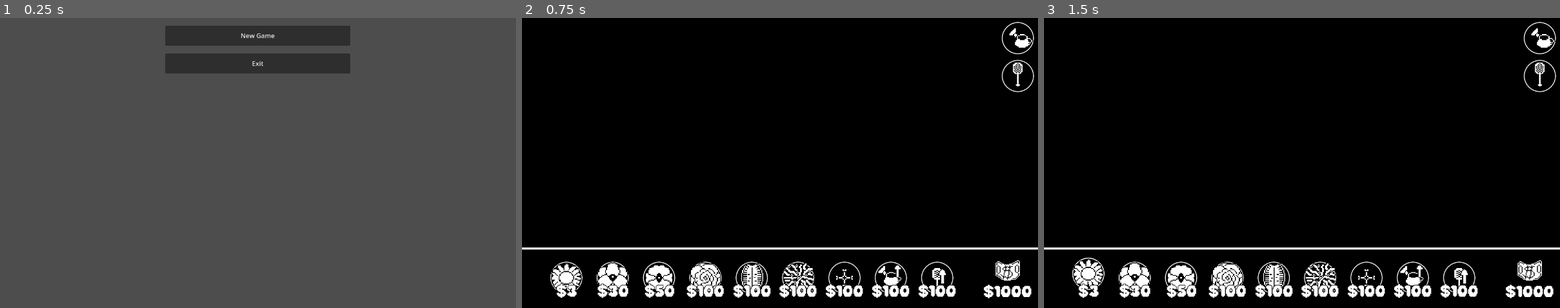
Above: before the commit, frames 1-3 (left to right).
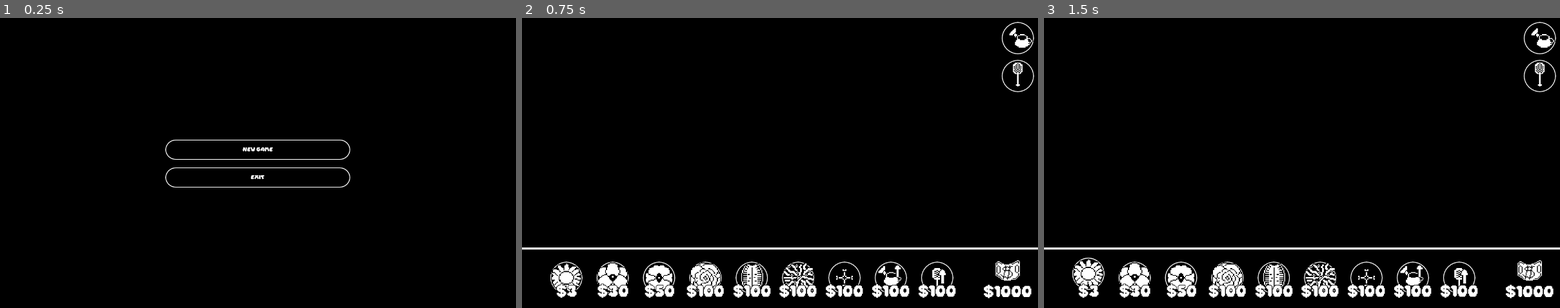
Above: after the commit, the same moments.

Repository: Dargothur/NRG_B1T
Game: Godot game, scene res://Scenes/Levels/main_menu.tscn
Two runs of this game, one before a commit and one after it. Both use one fixed random seed, a clock stepped at 60 frames per second and the inputs below. Sound files missing from this copy of the repository are replaced by a short silence.
Inputs (mouse positions are in pixels of both pictures, inside the frame that each line leads up to):
- Up to frame 1 (0.25 s): no input
- Up to frame 2 (0.75 s): click "New Game" at 0.5 s
- Up to frame 3 (1.5 s): click (1090, 279) at 1.25 s

The runs differ from the first frame. In frame 1, 100% of the frame differs, in the area x 0-100%, y 0-100%; in frame 2, nothing differs; in frame 3, nothing differs.

Commit message:
Updated some mroe stuff

Diff:
--- a/Assets/Objects/bug.tscn
+++ b/Assets/Objects/bug.tscn
@@ -5,21 +5,22 @@
 
 [sub_resource type="CapsuleShape2D" id="CapsuleShape2D_pfsbd"]
 
-[node name="Bug" type="AnimatableBody2D" groups=["bugs"]]
-scale = Vector2(2, 2)
+[node name="Area2D2" type="Area2D" groups=["bugs"]]
 script = ExtResource("1_ygbab")
 
 [node name="AnimatedSprite2D" type="AnimatedSprite2D" parent="."]
 texture_filter = 1
 rotation = 1.5708
+scale = Vector2(2, 2)
 sprite_frames = ExtResource("2_yc2lx")
 frame_progress = 0.510536
 
 [node name="CollisionShape2D" type="CollisionShape2D" parent="."]
 rotation = 1.5708
+scale = Vector2(2, 2)
 shape = SubResource("CapsuleShape2D_pfsbd")
 
-[node name="ReadyTimer" type="Timer" parent="."]
-autostart = true
+[node name="BiteCooldown" type="Timer" parent="."]
+wait_time = 3.0
 
-[connection signal="timeout" from="ReadyTimer" to="." method="_on_ready_timer_timeout"]
+[connection signal="timeout" from="BiteCooldown" to="." method="_on_bite_cooldown_timeout"]
--- a/Assets/Objects/flower.tscn
+++ b/Assets/Objects/flower.tscn
@@ -42,10 +42,10 @@
 
 [node name="ProgressBar" type="ProgressBar" parent="."]
 visible = false
-offset_left = 16.0
-offset_top = -16.0
-offset_right = 20.0
-offset_bottom = 16.0
+offset_left = 32.0
+offset_top = -36.0
+offset_right = 40.0
+offset_bottom = 28.0
 rotation = 1.5708
 theme_override_styles/background = SubResource("StyleBoxFlat_jvfm2")
 theme_override_styles/fill = SubResource("StyleBoxFlat_ojd4l")
--- a/Assets/Scripts/btn_exit_game.gd
+++ b/Assets/Scripts/btn_exit_game.gd
@@ -12,3 +12,10 @@
 
 func _button_pressed():
 	get_tree().quit()
+
+func _on_mouse_entered() -> void:
+	global_position -= Vector2(0,10)
+
+
+func _on_mouse_exited() -> void:
+	global_position += Vector2(0,10)
--- a/Assets/Scripts/btn_new_game.gd
+++ b/Assets/Scripts/btn_new_game.gd
@@ -11,3 +11,10 @@
 
 func _button_pressed():
 	SceneManager.loadGameLevel()
+
+func _on_mouse_entered() -> void:
+	global_position -= Vector2(0,10)
+
+
+func _on_mouse_exited() -> void:
+	global_position += Vector2(0,10)
--- a/Assets/Scripts/bug.gd
+++ b/Assets/Scripts/bug.gd
@@ -1,4 +1,10 @@
-extends AnimatableBody2D
+extends Area2D
+
+enum BugType {
+	APHID,
+	CATERPILLAR,
+	GRASSHOPPER
+}
 
 var flowers
 var target
@@ -6,6 +12,11 @@
 var health = 100.0
 var speed = 200.0
 var bug_ready = false
+var damage_value = 35.0
+
+var aphid_sprites = load("res://Assets/SpriteFrames/sprite_frames_aphid.tres")
+var caterpillar_sprites = load("res://Assets/SpriteFrames/sprite_frames_caterpillar.tres")
+var grasshopper_sprites = load("res://Assets/SpriteFrames/sprite_frames_grasshopper.tres")
 
 func _ready() -> void:
 	flowers = get_tree().get_nodes_in_group("flowers")
@@ -20,10 +31,12 @@
 				look_at(target.position)
 			else:
 				flowers.remove_at(idx)
-	elif target != null and bug_ready:
+	elif target != null:
 		global_position = global_position.move_toward(target.global_position,delta * speed)
 		if global_position == target.global_position:
 			$AnimatedSprite2D.stop()
+			if $BiteCooldown.is_stopped():
+				$BiteCooldown.start()
 		else:
 			$AnimatedSprite2D.play()
 	else:
@@ -32,12 +45,27 @@
 func update_flowers():
 	flowers = get_tree().get_nodes_in_group("flowers")
 
-func setup(new_position):
-	sync_to_physics = false
-	position = new_position
+func setup(bug_type, new_position):
+	match bug_type:
+		BugType.APHID:
+			$AnimatedSprite2D.sprite_frames = aphid_sprites
+		BugType.CATERPILLAR:
+			$AnimatedSprite2D.sprite_frames = caterpillar_sprites
+			health = 200.0
+			speed = 100.0
+			damage_value = 50
+		BugType.GRASSHOPPER:
+			$AnimatedSprite2D.sprite_frames = grasshopper_sprites
+			health = 300.0
+			speed = 300.0
+			damage_value = 100
 	global_position = new_position
-	sync_to_physics = true
 
 
-func _on_ready_timer_timeout() -> void:
-	bug_ready = true
+func _on_bite_cooldown_timeout() -> void:
+	print("in timeout..")
+	if(is_instance_valid(target)):
+		target.take_damage(damage_value)
+		$BiteCooldown.start()
+	else:
+		$BiteCooldown.stop()
--- a/Assets/Scripts/flower.gd
+++ b/Assets/Scripts/flower.gd
@@ -37,7 +37,7 @@
 	flowerType = new_flower_type
 
 func _process(delta: float) -> void:
-	water_level -= delta
+	water_level -= delta * 0.75
 	health += delta
 	$ProgressBar.value = water_level
 	if(water_level <= 50 and water_level >= 1):
@@ -92,6 +92,9 @@
 
 func take_damage(damage):
 	health -= damage
+	print(health)
+	if(health <= 0):
+		queue_free()
 
 func update_bugs():
 	bugs = get_tree().get_nodes_in_group("bugs")
--- a/Assets/Scripts/game_level.gd
+++ b/Assets/Scripts/game_level.gd
@@ -1,11 +1,13 @@
 extends Node2D
+
+var game_started = false
 
 var currentWave = 0
 
 @onready
 var money_label = $VBoxContainer/PlayerCurrencyLabel
 
-var aphid_scene = load("res://Assets/Objects/aphid.tscn")
+var bug_scene = load("res://Assets/Objects/bug.tscn")
 
 var spawn_areas
 
@@ -15,6 +17,13 @@
 
 func _process(delta):
 	money_label.text = "$%d" % [GameMaster.player_currency]
+	var flowers = get_tree().get_nodes_in_group("flowers")
+	if flowers.size() > 0:
+		game_started = true
+		if $WaveTimer.is_stopped():
+			$WaveTimer.start()
+	elif game_started:
+		print("Game over!")
 
 func _on_wave_timer_timeout() -> void:
 	match currentWave:
@@ -25,13 +34,29 @@
 				var x = randi_range(spawn_to_use.global_position.x, spawn_to_use.global_position.x+rect.size.x)
 				var y = randi_range(spawn_to_use.global_position.y, spawn_to_use.global_position.y+rect.size.y)
 				var rand_point = Vector2(x,y)
-				#var new_aphid = aphid_scene.instantiate()
-				#add_child(new_aphid)
-				#new_aphid.setup(rand_point)
+				var new_aphid = bug_scene.instantiate()
+				add_child(new_aphid)
+				new_aphid.setup(new_aphid.BugType.APHID, rand_point)
 		1:
-			pass
+			for n in 4:
+				var spawn_to_use : StaticBody2D = spawn_areas[randi_range(0,2)]
+				var rect : Rect2 = spawn_to_use.get_child(0).shape.get_rect()
+				var x = randi_range(spawn_to_use.global_position.x, spawn_to_use.global_position.x+rect.size.x)
+				var y = randi_range(spawn_to_use.global_position.y, spawn_to_use.global_position.y+rect.size.y)
+				var rand_point = Vector2(x,y)
+				var new_caterpillar = bug_scene.instantiate()
+				add_child(new_caterpillar)
+				new_caterpillar.setup(new_caterpillar.BugType.CATERPILLAR, rand_point)
 		2:
-			pass
+			for n in 3:
+				var spawn_to_use : StaticBody2D = spawn_areas[randi_range(0,2)]
+				var rect : Rect2 = spawn_to_use.get_child(0).shape.get_rect()
+				var x = randi_range(spawn_to_use.global_position.x, spawn_to_use.global_position.x+rect.size.x)
+				var y = randi_range(spawn_to_use.global_position.y, spawn_to_use.global_position.y+rect.size.y)
+				var rand_point = Vector2(x,y)
+				var new_grasshopper = bug_scene.instantiate()
+				add_child(new_grasshopper)
+				new_grasshopper.setup(new_grasshopper.BugType.GRASSHOPPER, rand_point)
 		3:
 			pass
 		4:
--- /dev/null
+++ b/Assets/SpriteFrames/sprite_frames_caterpillar.tres
@@ -0,0 +1,25 @@
+[gd_resource type="SpriteFrames" load_steps=4 format=3 uid="uid://d4f7wrs7los4t"]
+
+[ext_resource type="Texture2D" uid="uid://ck2oe5kjlkjp" path="res://Assets/Images/Bugs/Caterpillar/Caterpillar-Sheet.png" id="1_3fsru"]
+
+[sub_resource type="AtlasTexture" id="AtlasTexture_6wrh4"]
+atlas = ExtResource("1_3fsru")
+region = Rect2(0, 0, 32, 32)
+
+[sub_resource type="AtlasTexture" id="AtlasTexture_5mrkt"]
+atlas = ExtResource("1_3fsru")
+region = Rect2(32, 0, 32, 32)
+
+[resource]
+animations = [{
+"frames": [{
+"duration": 1.0,
+"texture": SubResource("AtlasTexture_6wrh4")
+}, {
+"duration": 1.0,
+"texture": SubResource("AtlasTexture_5mrkt")
+}],
+"loop": true,
+"name": &"default",
+"speed": 5.0
+}]
--- /dev/null
+++ b/Assets/SpriteFrames/sprite_frames_grasshopper.tres
@@ -0,0 +1,25 @@
+[gd_resource type="SpriteFrames" load_steps=4 format=3 uid="uid://blrkkwp14cav3"]
+
+[ext_resource type="Texture2D" uid="uid://dl5c78n88kgte" path="res://Assets/Images/Bugs/GrassHopper/GrassHopper-Sheet.png" id="1_f8e20"]
+
+[sub_resource type="AtlasTexture" id="AtlasTexture_hoyky"]
+atlas = ExtResource("1_f8e20")
+region = Rect2(0, 0, 32, 32)
+
+[sub_resource type="AtlasTexture" id="AtlasTexture_58qnn"]
+atlas = ExtResource("1_f8e20")
+region = Rect2(32, 0, 32, 32)
+
+[resource]
+animations = [{
+"frames": [{
+"duration": 1.0,
+"texture": SubResource("AtlasTexture_hoyky")
+}, {
+"duration": 1.0,
+"texture": SubResource("AtlasTexture_58qnn")
+}],
+"loop": true,
+"name": &"default",
+"speed": 5.0
+}]
--- a/Scenes/Levels/game_level.tscn
+++ b/Scenes/Levels/game_level.tscn
@@ -434,7 +434,6 @@
 
 [node name="WaveTimer" type="Timer" parent="."]
 wait_time = 10.0
-autostart = true
 
 [connection signal="mouse_entered" from="HBoxContainer/cntrDaisy/btnDaisy" to="HBoxContainer/cntrDaisy/btnDaisy" method="_on_mouse_entered"]
 [connection signal="mouse_exited" from="HBoxContainer/cntrDaisy/btnDaisy" to="HBoxContainer/cntrDaisy/btnDaisy" method="_on_mouse_exited"]
--- a/Scenes/Levels/main_menu.tscn
+++ b/Scenes/Levels/main_menu.tscn
@@ -1,10 +1,14 @@
-[gd_scene load_steps=5 format=3 uid="uid://djocbrspid51n"]
+[gd_scene load_steps=7 format=3 uid="uid://djocbrspid51n"]
 
 [ext_resource type="Script" uid="uid://cug1uglyjy8b5" path="res://Assets/Scripts/btn_new_game.gd" id="1_6o2xy"]
 [ext_resource type="Script" uid="uid://cjrv8y1va7sgx" path="res://Assets/Scripts/main_menu.gd" id="1_ch370"]
+[ext_resource type="Theme" uid="uid://dh30geagbyidw" path="res://Assets/Themes/theme_game_ui.tres" id="1_xg7my"]
 [ext_resource type="Script" uid="uid://wbphec80ieg4" path="res://Assets/Scripts/btn_exit_game.gd" id="2_pxfuh"]
 
 [sub_resource type="ImageTexture" id="ImageTexture_de6xy"]
+
+[sub_resource type="StyleBoxFlat" id="StyleBoxFlat_wmo1h"]
+bg_color = Color(0, 0, 0, 1)
 
 [node name="MainMenu" type="Control"]
 layout_mode = 3
@@ -13,6 +17,7 @@
 anchor_bottom = 1.0
 grow_horizontal = 2
 grow_vertical = 2
+theme = ExtResource("1_xg7my")
 script = ExtResource("1_ch370")
 
 [node name="VBoxContainer" type="VBoxContainer" parent="."]
@@ -24,6 +29,7 @@
 offset_right = 244.0
 offset_bottom = 720.0
 grow_horizontal = 2
+alignment = 1
 
 [node name="TextureRect" type="TextureRect" parent="VBoxContainer"]
 layout_mode = 2
@@ -54,3 +60,16 @@
 layout_mode = 2
 text = "Exit"
 script = ExtResource("2_pxfuh")
+
+[node name="Panel" type="Panel" parent="."]
+z_index = -5
+layout_mode = 0
+offset_right = 1280.0
+offset_bottom = 720.0
+mouse_filter = 2
+theme_override_styles/panel = SubResource("StyleBoxFlat_wmo1h")
+
+[connection signal="mouse_entered" from="VBoxContainer/MarginContainer/Button2" to="VBoxContainer/MarginContainer/Button2" method="_on_mouse_entered"]
+[connection signal="mouse_exited" from="VBoxContainer/MarginContainer/Button2" to="VBoxContainer/MarginContainer/Button2" method="_on_mouse_exited"]
+[connection signal="mouse_entered" from="VBoxContainer/MarginContainer2/Button2" to="VBoxContainer/MarginContainer2/Button2" method="_on_mouse_entered"]
+[connection signal="mouse_exited" from="VBoxContainer/MarginContainer2/Button2" to="VBoxContainer/MarginContainer2/Button2" method="_on_mouse_exited"]
Not shown: 1 places in Assets/Objects/coin.tscn that only renumber resources
Not shown: 1 places in Assets/Objects/watering_can.tscn that only renumber resources
Not shown: 1 places in Assets/SpriteFrames/sprite_frames_1-cent.tres that only renumber resources
Not shown: 1 places in Assets/SpriteFrames/sprite_frames_aphid.tres that only renumber resources
Not shown: 1 places in Assets/SpriteFrames/sprite_frames_sprout.tres that only renumber resources
Not shown: 1 places in Assets/Themes/theme_game_ui.tres that only renumber resources
Not shown: 1 places in Scenes/Levels/game_level.tscn that only renumber resources
Not shown: 1 places in Scenes/Levels/scene_manager.tscn that only renumber resources
